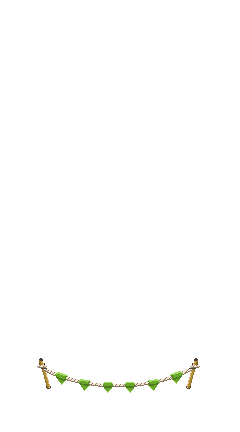
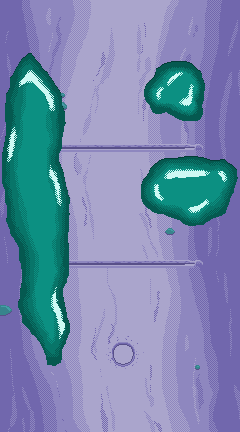
Layers edited between the first and the second 240x432 image:
added layer "puddles.png" above "Level4" over (128, 0, 240, 128)
added group "Level6" with 7 layers above "Level2" over (0, 0, 240, 432)
added group "Puddle1" (2nd of 3, in "Level6") with 5 layers in group "Level6" over (0, 0, 128, 432)
added layer "Calque de dessin 32" in group "Puddle1" over (0, 0, 128, 384)
added layer "Calque de dessin 31" (1st of 4, in "Level6" › "Puddle1") in group "Puddle1" over (0, 0, 128, 432)
added layer "Calque de dessin 31" (2nd of 4, in "Level6" › "Puddle1") in group "Puddle1" over (0, 0, 128, 432)
added layer "Calque de dessin 31" (3rd of 4, in "Level6" › "Puddle1") in group "Puddle1" over (0, 0, 128, 432)
added layer "Calque de dessin 31" (4th of 4, in "Level6" › "Puddle1") in group "Puddle1" over (0, 0, 128, 384)
added group "Level2" with 7 layers above "Calque de groupe 16" over (0, 0, 240, 432)
added group "Puddle1" (3rd of 3, in "Level2") with 5 layers in group "Level2" over (128, 64, 240, 320)
added layer "Calque de dessin 30" in group "Puddle1" over (128, 128, 240, 320)
added layer "Calque de dessin 29" in group "Puddle1" over (128, 128, 240, 256)
added layer "Calque de dessin 28" in group "Puddle1" over (128, 128, 240, 256)
added layer "Calque de dessin 27" (1st of 2, in "Level2" › "Puddle1") in group "Puddle1" over (128, 128, 240, 320)
added layer "Calque de dessin 27" (2nd of 2, in "Level2" › "Puddle1") in group "Puddle1" over (128, 64, 240, 256)
hid group "Calque de groupe 16" (5 layers) over (0, 192, 240, 432)
painted on "Calque de dessin 14" over (0, 192, 240, 432)
showed group "Calque de groupe 9" (5 layers) over (0, 0, 240, 432)
painted on "Calque de dessin 11" (1st of 2, in "Calque de groupe 9") over (0, 192, 240, 320)
painted on "Calque de dessin 8" over (0, 0, 240, 432)
